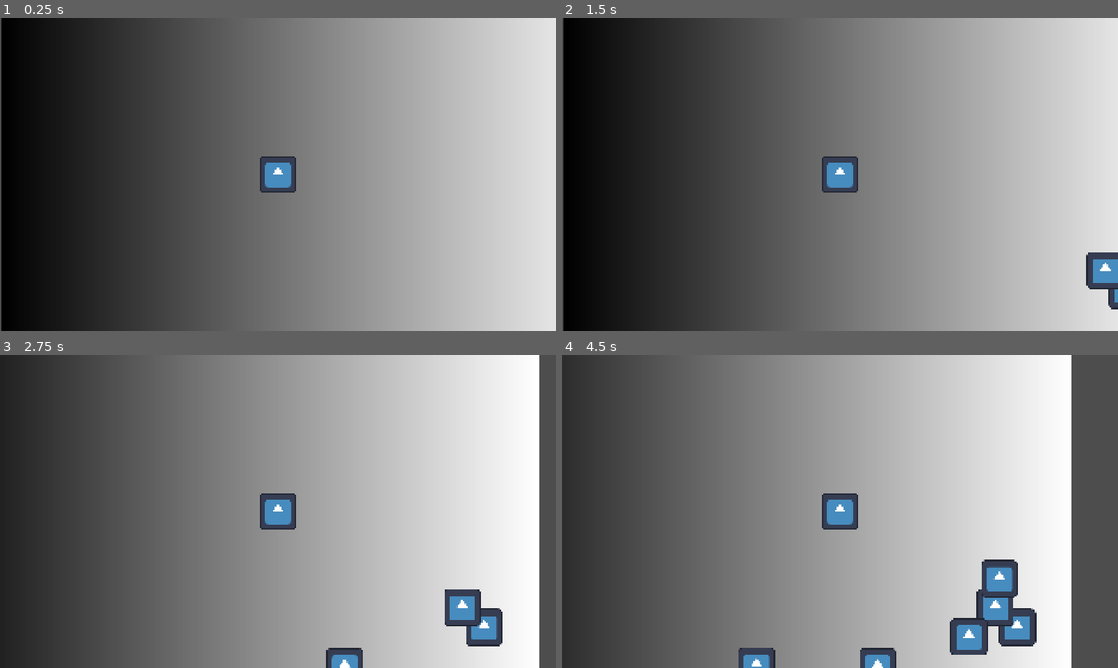
Above: before the commit, frames 1-4 (two rows, left to right).
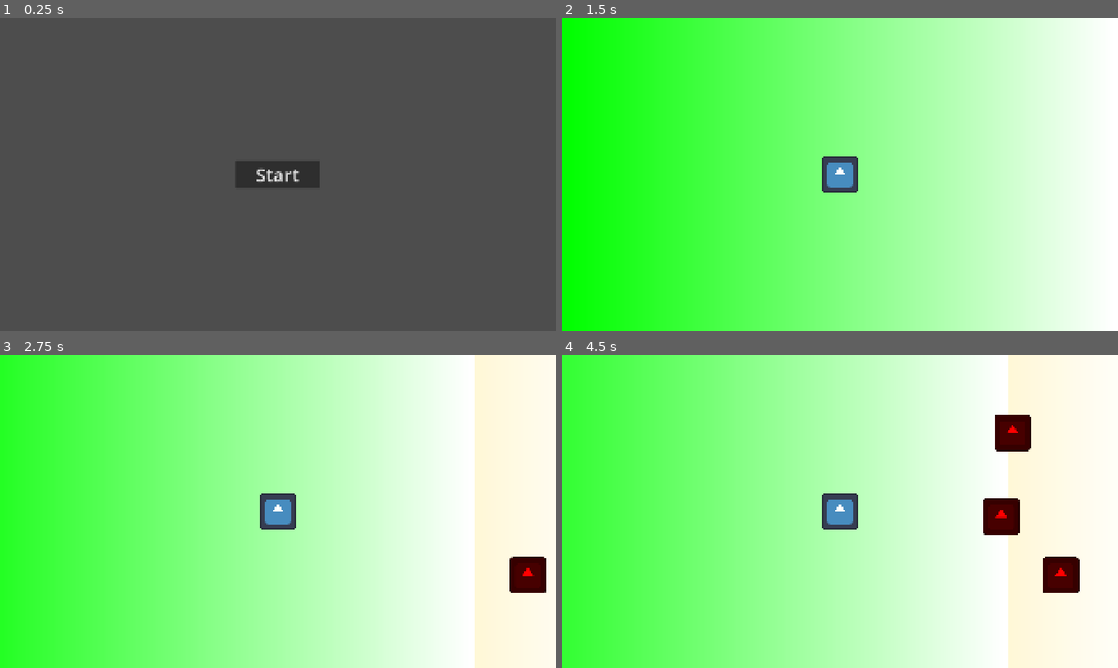
Above: after the commit, the same moments.

Repository: AlanikREDAWN/mushroom
Game: Godot game, scene res://scenes/home.tscn
The game is run twice, just before and just after one commit, with the same random seed, the same clock (stepped at 60 frames per second) and the same inputs. Before the commit the project starts from res://scenes/main.tscn. The engine's default icon, where the game draws it, is replaced by a stand-in: a white triangle on a blue panel in a dark square.
Inputs (mouse positions are in pixels of both pictures, inside the frame that each line leads up to):
- Up to frame 1 (0.25 s): no input
- Up to frame 2 (1.5 s): click (840, 174) at 0.5 s, where only the run after the commit has a clickable "Start"; click (840, 212) at 1.25 s, where only the run after the commit has a clickable "Medium"
- Up to frame 3 (2.75 s): tap Enter (ui_accept) at 2, 2.27 s; move the mouse to (400, 495) at 2.02 s; hold D (right) from 2.03 s (still down); click (400, 495) at 2.1 s
- Up to frame 4 (4.5 s): move the mouse to (728, 527) at 2.77 s; click (728, 527) at 2.85 s; tap Enter (ui_accept) at 3.02 s; move the mouse to (895, 442) at 3.52 s; release D (right) at 3.53 s; hold A (left) 3.53-4.28 s; click (895, 442) at 3.6 s; move the mouse to (812, 574) at 4.27 s; hold D (right) from 4.28 s (still down); click (812, 574) at 4.35 s

The runs differ from the first frame. In frame 1, 79% of the frame differs, in the area x 0-100%, y 0-100%; in frame 2, 99%; in frame 3, 89%; in frame 4, 90%.

Commit message:
added difficulty levels

Diff:
--- a/project.godot
+++ b/project.godot
@@ -11,9 +11,13 @@
 [application]
 
 config/name="Mushroom"
-run/main_scene="uid://d2ayh6pxexb34"
+run/main_scene="uid://v3na8fau766"
 config/features=PackedStringArray("4.7", "GL Compatibility")
 config/icon="res://icon.svg"
+
+[autoload]
+
+Global="*uid://dmofawo2y46hx"
 
 [display]
 
--- /dev/null
+++ b/scenes/difficulty.tscn
@@ -0,0 +1,64 @@
+[gd_scene format=3 uid="uid://cgnpjxxi57ylr"]
+
+[ext_resource type="Script" uid="uid://dtfmybmhek8s3" path="res://scripts/difficulty.gd" id="1_rgbgp"]
+
+[node name="difficulty" type="Control" unique_id=987311685]
+layout_mode = 3
+anchors_preset = 15
+anchor_right = 1.0
+anchor_bottom = 1.0
+grow_horizontal = 2
+grow_vertical = 2
+script = ExtResource("1_rgbgp")
+
+[node name="easy" type="Button" parent="." unique_id=278967803]
+layout_mode = 1
+anchors_preset = 8
+anchor_left = 0.5
+anchor_top = 0.5
+anchor_right = 0.5
+anchor_bottom = 0.5
+offset_left = -120.0
+offset_top = -48.0
+offset_right = 123.0
+offset_bottom = 48.0
+grow_horizontal = 2
+grow_vertical = 2
+theme_override_font_sizes/font_size = 64
+text = "Easy"
+
+[node name="medium" type="Button" parent="." unique_id=986798800]
+layout_mode = 1
+anchors_preset = 8
+anchor_left = 0.5
+anchor_top = 0.5
+anchor_right = 0.5
+anchor_bottom = 0.5
+offset_left = -147.0
+offset_top = 79.0
+offset_right = 155.0
+offset_bottom = 175.0
+grow_horizontal = 2
+grow_vertical = 2
+theme_override_font_sizes/font_size = 64
+text = "Medium"
+
+[node name="hard" type="Button" parent="." unique_id=1944043906]
+layout_mode = 1
+anchors_preset = 8
+anchor_left = 0.5
+anchor_top = 0.5
+anchor_right = 0.5
+anchor_bottom = 0.5
+offset_left = -120.0
+offset_top = 214.0
+offset_right = 123.0
+offset_bottom = 310.0
+grow_horizontal = 2
+grow_vertical = 2
+theme_override_font_sizes/font_size = 64
+text = "Hard"
+
+[connection signal="pressed" from="easy" to="." method="_on_easy_pressed"]
+[connection signal="pressed" from="medium" to="." method="_on_medium_pressed"]
+[connection signal="pressed" from="hard" to="." method="_on_hard_pressed"]
--- /dev/null
+++ b/scenes/home.tscn
@@ -0,0 +1,30 @@
+[gd_scene format=3 uid="uid://v3na8fau766"]
+
+[ext_resource type="Script" uid="uid://yifi87ls4l6c" path="res://scripts/home.gd" id="1_krot7"]
+
+[node name="home" type="Control" unique_id=163081206]
+layout_mode = 3
+anchors_preset = 15
+anchor_right = 1.0
+anchor_bottom = 1.0
+grow_horizontal = 2
+grow_vertical = 2
+script = ExtResource("1_krot7")
+
+[node name="Start" type="Button" parent="." unique_id=628960653]
+layout_mode = 1
+anchors_preset = 8
+anchor_left = 0.5
+anchor_top = 0.5
+anchor_right = 0.5
+anchor_bottom = 0.5
+offset_left = -147.0
+offset_top = -15.5
+offset_right = 144.0
+offset_bottom = 15.5
+grow_horizontal = 2
+grow_vertical = 2
+theme_override_font_sizes/font_size = 64
+text = "Start"
+
+[connection signal="pressed" from="Start" to="." method="_on_start_pressed"]
--- a/scenes/main.tscn
+++ b/scenes/main.tscn
@@ -2,6 +2,24 @@
 
 [ext_resource type="Script" uid="uid://dmyxa5g6wl4oy" path="res://scripts/main.gd" id="1_0wfyh"]
 [ext_resource type="PackedScene" uid="uid://dvfl8sbv0oh57" path="res://scenes/player.tscn" id="1_o5qli"]
+
+[sub_resource type="Gradient" id="Gradient_sugp2"]
+colors = PackedColorArray(1, 0, 0, 1, 1, 1, 1, 1)
+
+[sub_resource type="GradientTexture2D" id="GradientTexture2D_0wfyh"]
+gradient = SubResource("Gradient_sugp2")
+
+[sub_resource type="Gradient" id="Gradient_jyhfs"]
+colors = PackedColorArray(1, 0.8156863, 0, 1, 1, 1, 1, 1)
+
+[sub_resource type="GradientTexture2D" id="GradientTexture2D_k6jfe"]
+gradient = SubResource("Gradient_jyhfs")
+
+[sub_resource type="Gradient" id="Gradient_0wfyh"]
+colors = PackedColorArray(0, 1, 0, 1, 1, 1, 1, 1)
+
+[sub_resource type="GradientTexture2D" id="GradientTexture2D_e24q8"]
+gradient = SubResource("Gradient_0wfyh")
 
 [sub_resource type="Gradient" id="Gradient_o5qli"]
 
@@ -11,7 +29,68 @@
 [node name="main" type="Node2D" unique_id=1589269674]
 script = ExtResource("1_0wfyh")
 
+[node name="hard2" type="Node2D" parent="." unique_id=1646747170]
+position = Vector2(1920, 1080)
+
+[node name="hard1" type="Node2D" parent="." unique_id=290099532]
+position = Vector2(-1920, -1080)
+
+[node name="hard" type="TextureRect" parent="." unique_id=642199114]
+anchors_preset = 8
+anchor_left = 0.5
+anchor_top = 0.5
+anchor_right = 0.5
+anchor_bottom = 0.5
+offset_left = -1920.0
+offset_top = -1080.0
+offset_right = 1920.0
+offset_bottom = 1080.0
+grow_horizontal = 2
+grow_vertical = 2
+texture = SubResource("GradientTexture2D_0wfyh")
+
+[node name="medium2" type="Node2D" parent="." unique_id=2052209189]
+position = Vector2(1440, 810)
+
+[node name="medium1" type="Node2D" parent="." unique_id=827083836]
+position = Vector2(-1440, -810)
+
+[node name="medium" type="TextureRect" parent="." unique_id=395501159]
+anchors_preset = 8
+anchor_left = 0.5
+anchor_top = 0.5
+anchor_right = 0.5
+anchor_bottom = 0.5
+offset_left = -1440.0
+offset_top = -810.0
+offset_right = 1440.0
+offset_bottom = 810.0
+grow_horizontal = 2
+grow_vertical = 2
+texture = SubResource("GradientTexture2D_k6jfe")
+
+[node name="easy1" type="Node2D" parent="." unique_id=1845176212]
+position = Vector2(-960, -540)
+
+[node name="easy2" type="Node2D" parent="." unique_id=61594523]
+position = Vector2(960, 540)
+
+[node name="easy" type="TextureRect" parent="." unique_id=90499161]
+anchors_preset = 8
+anchor_left = 0.5
+anchor_top = 0.5
+anchor_right = 0.5
+anchor_bottom = 0.5
+offset_left = -960.0
+offset_top = -540.0
+offset_right = 960.0
+offset_bottom = 540.0
+grow_horizontal = 2
+grow_vertical = 2
+texture = SubResource("GradientTexture2D_e24q8")
+
 [node name="TextureRect" type="TextureRect" parent="." unique_id=1491973354]
+visible = false
 anchors_preset = 15
 anchor_right = 1.0
 anchor_bottom = 1.0
--- a/scenes/mushroom_placeholder.tscn
+++ b/scenes/mushroom_placeholder.tscn
@@ -16,4 +16,5 @@
 [node name="mushroomPlaceholder" type="Node2D" unique_id=158685776]
 
 [node name="AnimatedSprite2D" type="AnimatedSprite2D" parent="." unique_id=559319672]
+modulate = Color(1, 0, 0, 1)
 sprite_frames = SubResource("SpriteFrames_k6jfe")
--- /dev/null
+++ b/scripts/Global.gd
@@ -0,0 +1,10 @@
+extends Node
+
+@onready var point_1: Vector2 = Vector2(50, 50)
+@onready var point_2: Vector2 = Vector2(1100, 600)
+enum difficultyLevels {
+	EASY,
+	MEDIUM,
+	HARD
+}
+@onready var difficulty: difficultyLevels = difficultyLevels.EASY
--- /dev/null
+++ b/scripts/difficulty.gd
@@ -0,0 +1,31 @@
+extends Control
+
+
+# Called when the node enters the scene tree for the first time.
+func _ready() -> void:
+	pass # Replace with function body.
+
+
+# Called every frame. 'delta' is the elapsed time since the previous frame.
+func _process(delta: float) -> void:
+	pass
+
+
+func _on_easy_pressed() -> void:
+	Global.difficulty = Global.difficultyLevels.EASY
+	Global.point_1 = Vector2(-960, -540)
+	Global.point_2 = Vector2(960, 540)
+	get_tree().change_scene_to_file("res://scenes/main.tscn")
+
+
+func _on_medium_pressed() -> void:
+	Global.difficulty = Global.difficultyLevels.MEDIUM
+	Global.point_1 = Vector2(-1440, -810)
+	Global.point_2 = Vector2(1440, 810)
+	get_tree().change_scene_to_file("res://scenes/main.tscn")
+
+
+func _on_hard_pressed() -> void:
+	Global.difficulty = Global.difficultyLevels.HARD
+	Global.point_1 = Vector2(-1920, -1080)
+	Global.point_2 = Vector2(1920, 1080)
--- /dev/null
+++ b/scripts/home.gd
@@ -0,0 +1,15 @@
+extends Control
+
+
+# Called when the node enters the scene tree for the first time.
+func _ready() -> void:
+	pass # Replace with function body.
+
+
+# Called every frame. 'delta' is the elapsed time since the previous frame.
+func _process(delta: float) -> void:
+	pass
+
+
+func _on_start_pressed() -> void:
+	get_tree().change_scene_to_file("res://scenes/difficulty.tscn")
--- a/scripts/main.gd
+++ b/scripts/main.gd
@@ -1,7 +1,7 @@
 extends Node2D
 
-@export var point_1: Vector2 = Vector2(50, 50)
-@export var point_2: Vector2 = Vector2(1100, 600)
+#@export var point_1: Vector2 = Vector2(50, 50)
+#@export var point_2: Vector2 = Vector2(1100, 600)
 
 @onready var mushroom_blueprint: Resource = preload("res://scenes/mushroom_placeholder.tscn")
 
@@ -18,7 +18,7 @@
 
 	add_child(mushroom_instance)
 
-	var spawn_location: Vector2 = get_random_point_inside(point_1, point_2)
+	var spawn_location: Vector2 = get_random_point_inside(Global.point_1, Global.point_2)
 	mushroom_instance.set_position(spawn_location)
 
 # Called when the node enters the scene tree for the first time.
Not shown, added: scripts/Global.gd.uid
Not shown, added: scripts/difficulty.gd.uid
Not shown, added: scripts/home.gd.uid
